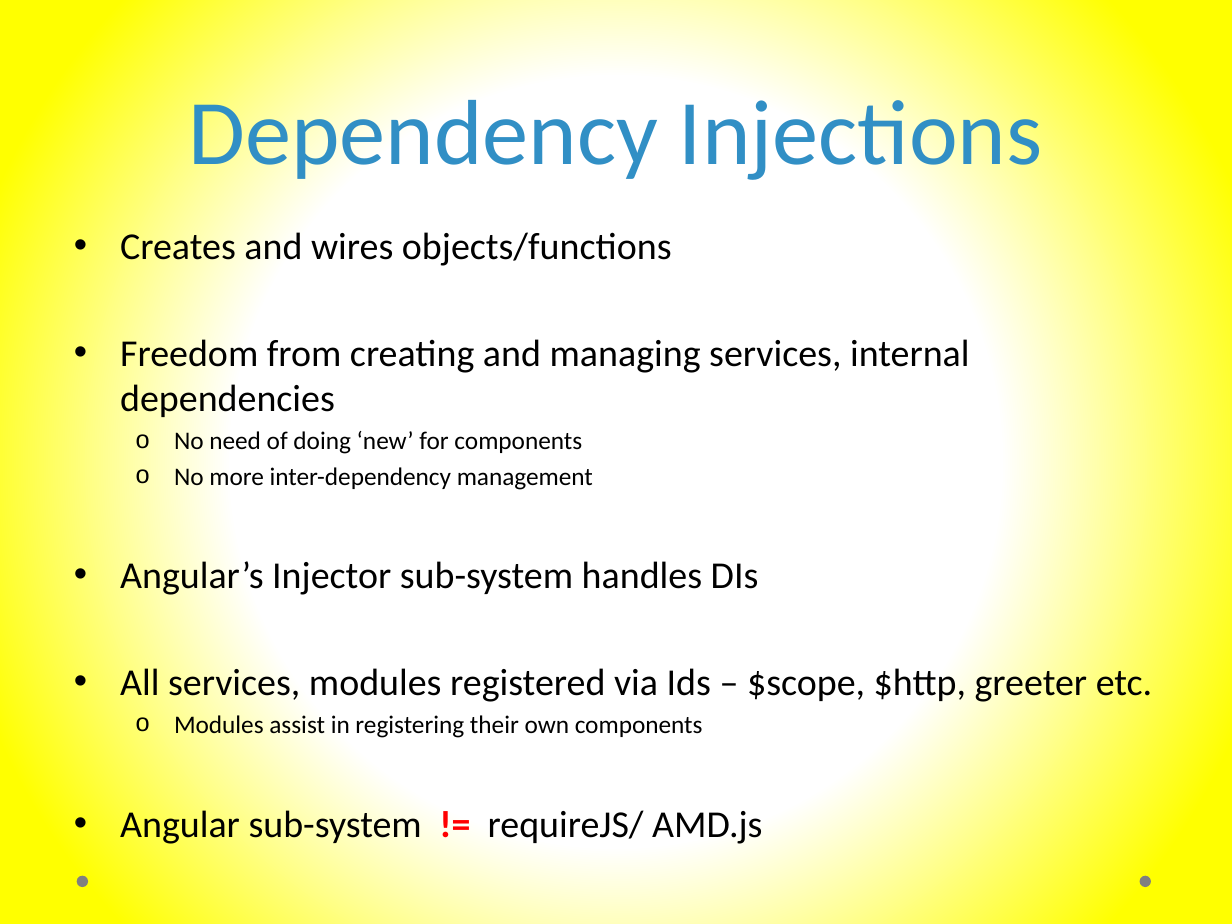
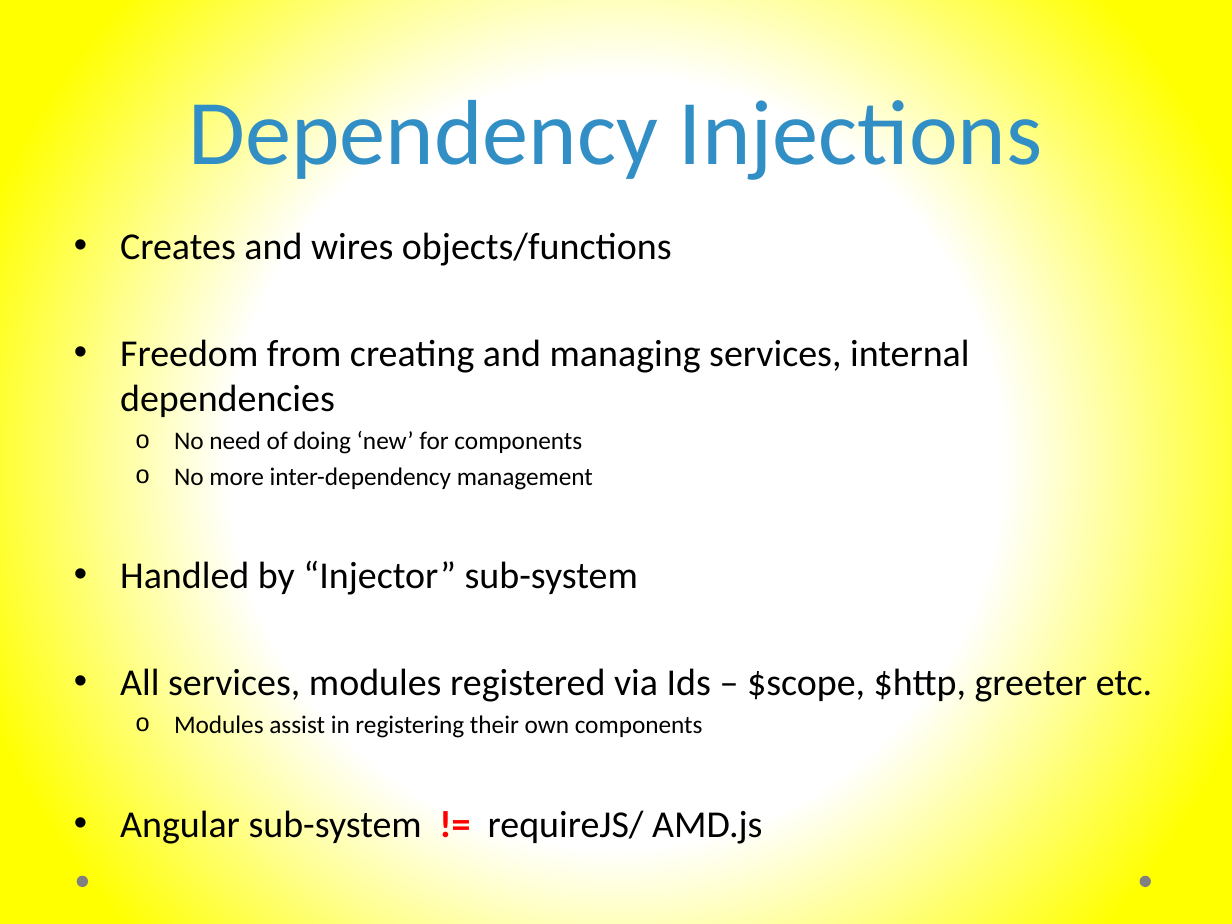
Before and after one commit to murtazahaveliwala/technext-angularjs-demo, a slide deck: slide 19 of Introduction to AngularJs.pptx (slide 16 before the commit). Drawn at 1232x924 pixels with LibreOffice and Linux fonts; fonts in the diff are those of the drawing. Boxes give left, top, right and bottom in pixels: in the first picture for what was removed or moved away, otherwise in the second. Text is boxed around its words. In the diff, an @@ line names an element or a change of style, - is before the commit and + after.

```diff
--- a/Introduction to AngularJs.pptx
+++ b/Introduction to AngularJs.pptx
@@ text at [120,557,638,598]: text changed @@
-• Angular’s Injector sub-system handles DIs
+• Handled by “Injector” sub-system
```
Also in this commit, not shown: 10 other slides changed, 5 slides added, 1 slide removed, 1 other file.
